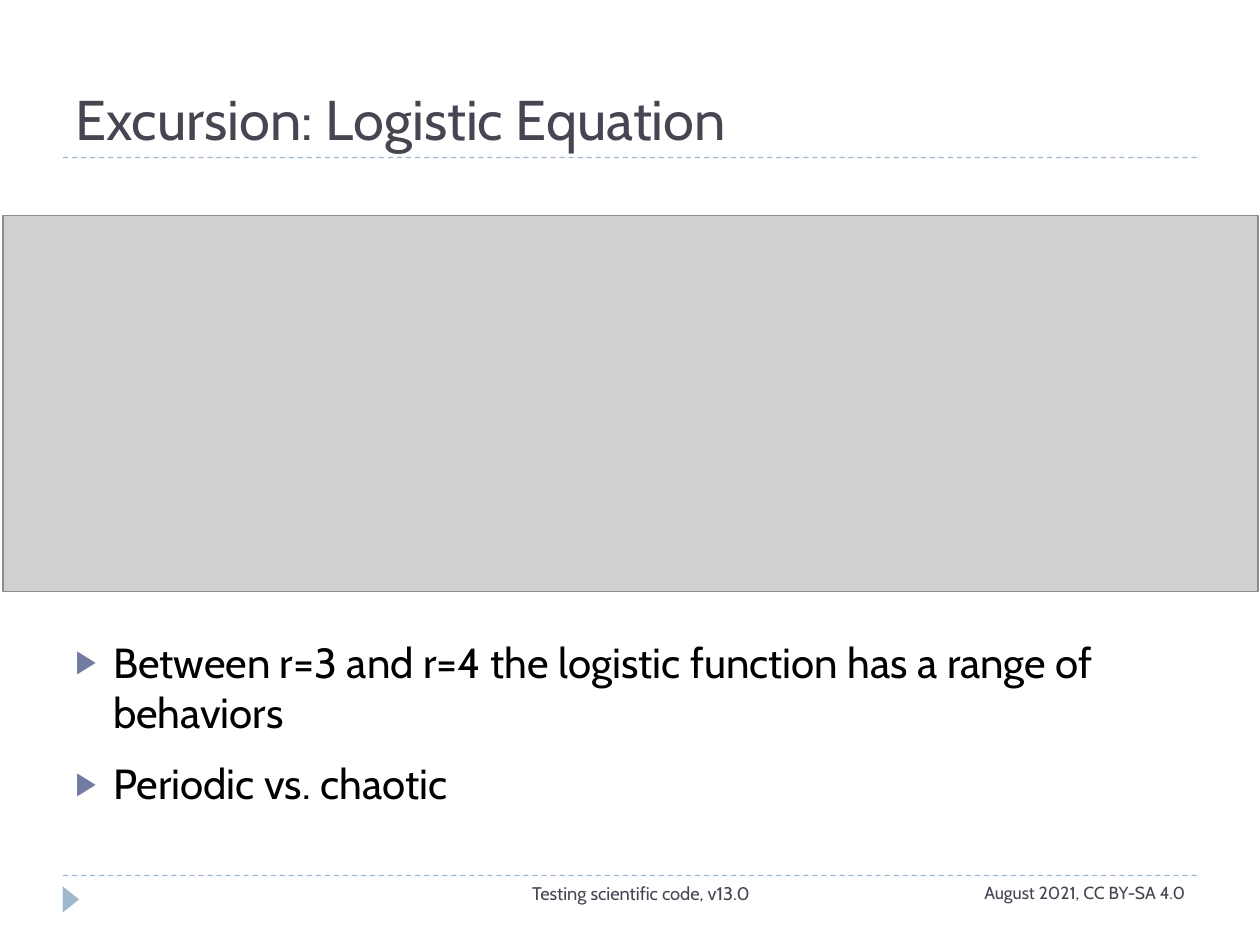
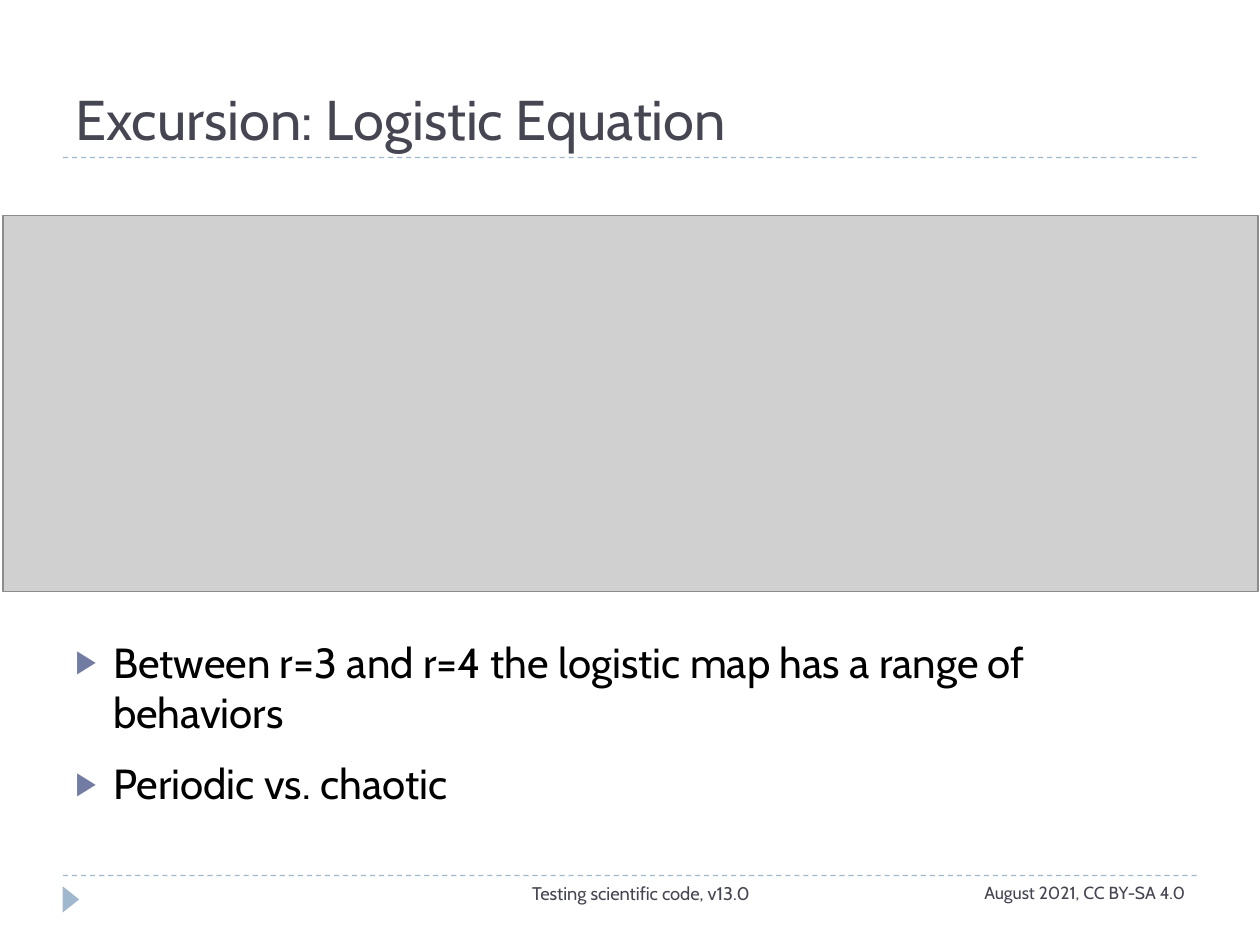
Before and after one commit to ASPP/testing_debugging_profiling, a slide deck: slide 29 of testing_part2.pptx. Drawn at 1260x945 pixels with LibreOffice and Linux fonts; fonts in the diff are those of the drawing; grey boxes stand for pictures. Boxes give left, top, right and bottom in pixels: in the first picture for what was removed or moved away, otherwise in the second. Text is boxed around its words. In the diff, an @@ line names an element or a change of style, - is before the commit and + after.

Commit message:
Make sure that we use "logistic map" instead of "logistic function"

```diff
--- a/testing_part2.pptx
+++ b/testing_part2.pptx
@@ text at bbox=[113, 646, 1025, 729]: text changed @@
-▶ Between r=3 and r=4 the logistic function has a range of behaviors
+▶ Between r=3 and r=4 the logistic map has a range of behaviors
```
Also in this commit, not shown: 5 other slides changed.
